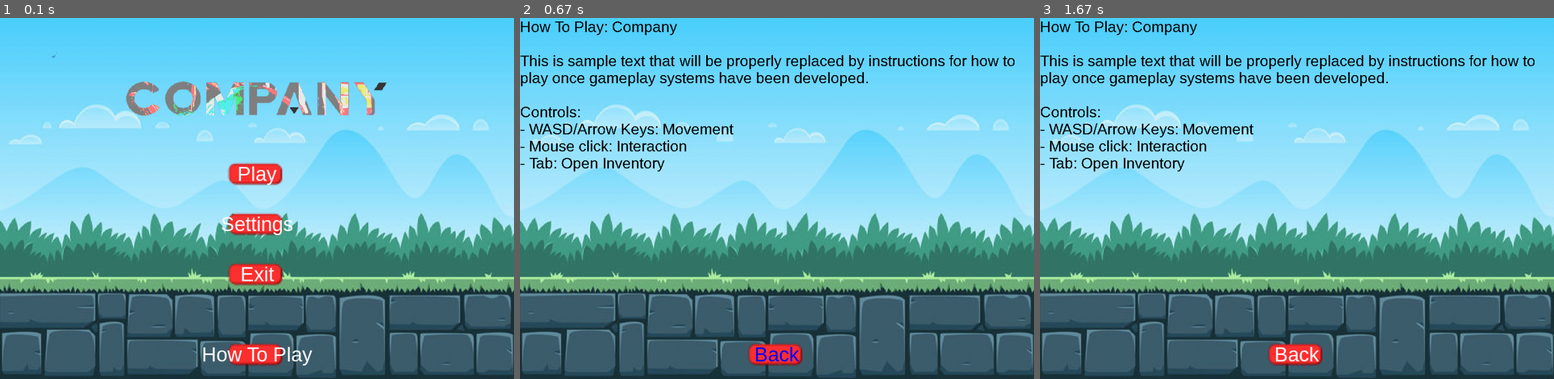
Above: before the commit, frames 1-3 (left to right).
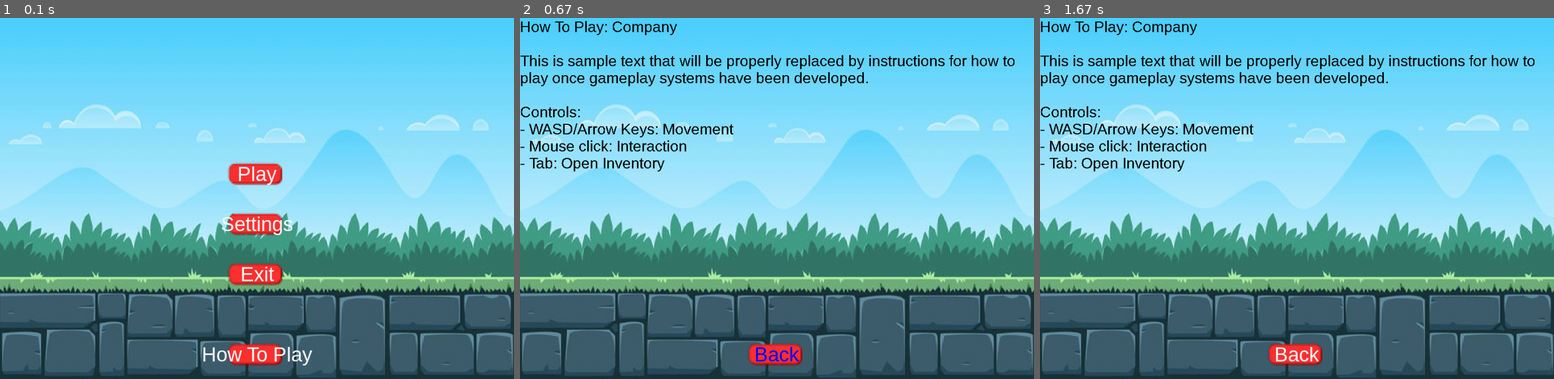
Above: after the commit, the same moments.

Repository: cse442-at-ub/s24semesterproject-we-love-the-company
Game: pygame game, started from src/game/menu.py
Same seed, same stepped clock (60 frames per second), same inputs: the game is played once before the commit and once after it.
Inputs (mouse positions are in pixels of both pictures, inside the frame that each line leads up to):
- Up to frame 1 (0.1 s): no input
- Up to frame 2 (0.67 s): click "How To Play" at 0.38 s
- Up to frame 3 (1.67 s): click (1302, 220) at 0.73 s

The runs differ from the first frame. In frame 1, 2.4% of the frame differs, in the area x 10-76%, y 9-28%; in frame 2, nothing differs; in frame 3, nothing differs.

Commit message:
Update menu.py

Diff:
--- a/src/game/menu.py
+++ b/src/game/menu.py
@@ -49,10 +49,6 @@
         background_image = pygame.transform.scale(background_image, window_size)
         window.blit(background_image, (0, 0))
 
-        logo_image = pygame.image.load(path + 'logo3.png')
-        logo_image = pygame.transform.scale(logo_image, window_size)
-        window.blit(logo_image, (0, -200))
-
         menuMousePOS = pygame.mouse.get_pos()
 
         screen_center_x = window.get_width() // 2
